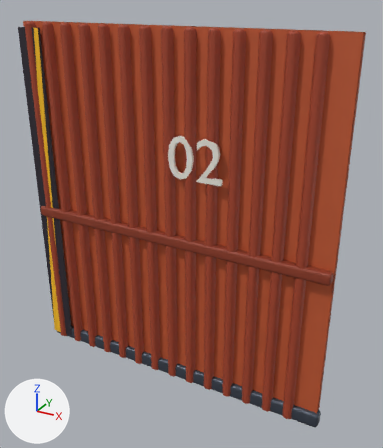
The glTF model art/models/dune_hangar_door_r.glb, before and after one commit.
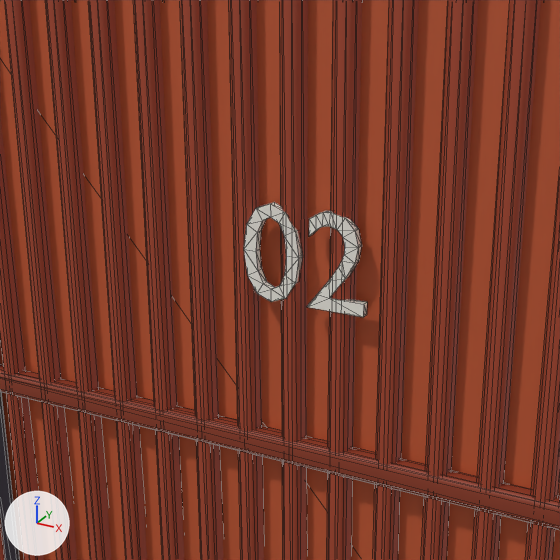
Old and new are each drawn whole from a camera (50 mm lens) standing at (4.73, -7.82, 7.46) and looking at (0.36, 0.12, 3.49) and again close up on the part from 16% to 81% of the width and 10% to 66% of the height. Lighting does not change. The marker at lower left points along +X, +Y and +Z. The last two pictures show the newer version. The close-ups show mesh edges as thin lines. Vertices at exactly the same position are counted once.

Script lines for the objects in view, before the commit:
```python
me_doorr = bpy.data.meshes.new('DoorR')
me_doorr.from_pydata(...)  # 572 vertices, 1064 faces; spans x -3.15..3.15, y -0.24..0.08, z 0.05..6.95
# faces by material slot: [12, 616, 12, 12, 108, 108, 196]
me_doorr.materials.append(mat_doorrust)  # orange #c45a32
me_doorr.materials.append(mat_doorrustdark)  # brown #a8452a
me_doorr.materials.append(mat_hazarddark)  # dark grey #2b2530
me_doorr.materials.append(mat_hazard)  # yellow #ffc21f
me_doorr.materials.append(mat_steeldark)  # greyish blue #454d5a
me_doorr.materials.append(mat_rustdark)  # brown #8f3a22
me_doorr.materials.append(mat_hull)  # white #f3efe6
ob_doorr = bpy.data.objects.new('DoorR', me_doorr)
ob_doorr.location = (0.0, 0.0, 0.0)
```
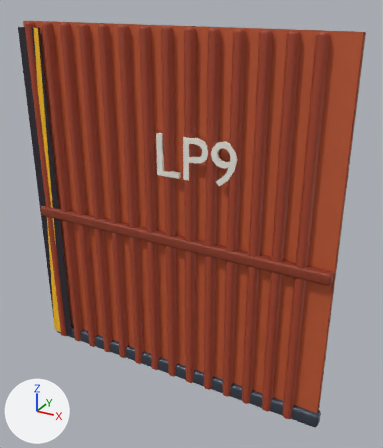
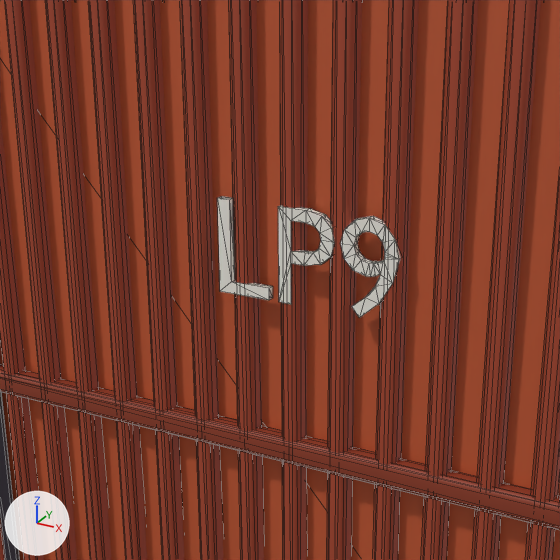
Boxes (x1, y1, x2, y2) around the edits, measured in the close-ups (560 x 560 px):
part 1 of me_doorr, rebuilt (7% shorter)
    before: (307, 211, 367, 317)
    after: (278, 205, 335, 304)
part 2 of me_doorr, rebuilt
    before: (244, 202, 303, 302)
    after: (217, 196, 273, 300)
part 3 of me_doorr, added
    after: (340, 216, 401, 318)

What changed in the scene script:
```text
Change me_doorr:
    used by ob_doorr; location = (0.0, 0.0, 0.0)
    remove me_doorr.from_pydata(...)  # 572 vertices, 1064 faces; spans x -3.15..3.15, y -0.24..0.08, z 0.05..6.95
    add me_doorr.from_pydata(...)  # 592 vertices, 1104 faces; spans x -3.15..3.15, y -0.24..0.08, z 0.05..6.95
    me_doorr part 1: the loose piece of 52 vertices spanning x 0.64..1.11, y -0.23..-0.17, z 4.47..5.23 is rebuilt with 40 vertices and now spans x 0.39..0.86, y -0.23..-0.17, z 4.47..5.22
    me_doorr part 2: the loose piece of 48 vertices spanning x 0.08..0.57, y -0.23..-0.17, z 4.46..5.23 is rebuilt with 12 vertices and now spans x -0.14..0.3, y -0.23..-0.17, z 4.47..5.22
    me_doorr part 3: a new loose piece of 68 vertices spanning x 0.91..1.38, y -0.23..-0.17, z 4.46..5.23, in mat_hull (white #f3efe6)
```
